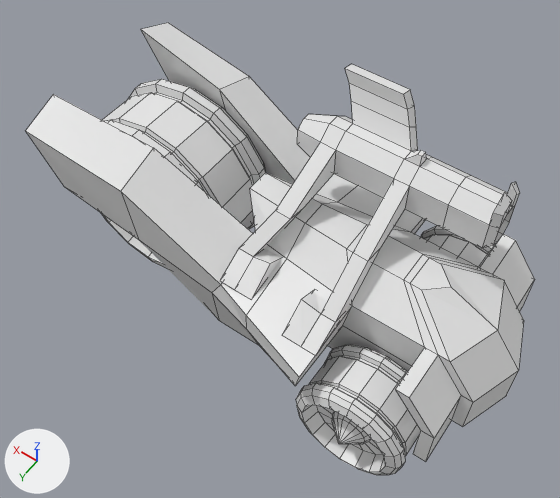
An edit to the OBJ model Project -v1.0.2 - 4.2.0/Project -v1.0.2 - 4.2.0/Assets/Resources/Models/ScrapCycle.obj, drawn before and after from the same camera.
One viewpoint serves both versions: a 50 mm lens placed at (-6.77, 13.08, 23.89), pointed at (2.23, 0.48, 4.09). The axes (+X, +Y, +Z) are drawn at lower left. The lights are the same throughout. Mesh edges are drawn as thin lines. Where no turn or scale is listed for an object, it has been applied to the vertices.

The older version as bpy lines, for what is in view:
```python
me_scrapcycle = bpy.data.meshes.new('ScrapCycle')
me_scrapcycle.from_pydata(...)  # 1192 vertices, 1231 faces; spans x -5.9..10.9, y -4.5..4.1, z 0.0..9.3
ob_scrapcycle = bpy.data.objects.new('ScrapCycle', me_scrapcycle)
ob_scrapcycle.location = (0.0, 0.0, 0.0)
```
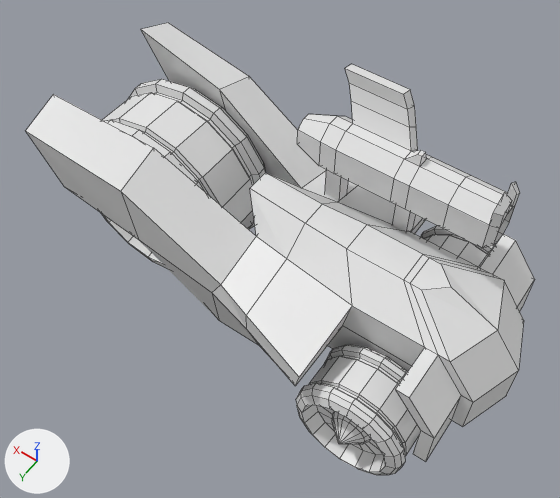
The change, as JSON lines over the scene's bpy script:
```json
{"block": "me_scrapcycle", "where": "# used by ob_scrapcycle; location = (0.0, 0.0, 0.0)"}
{"op": "remove", "block": "me_scrapcycle", "code": "me_scrapcycle.from_pydata(...)  # 1192 vertices, 1231 faces; spans x -5.9..10.9, y -4.5..4.1, z 0.0..9.3"}
{"op": "add", "block": "me_scrapcycle", "code": "me_scrapcycle.from_pydata(...)  # 1174 vertices, 1211 faces; spans x -5.9..10.9, y -4.5..4.1, z 0.0..9.3"}
{"block": "me_scrapcycle", "change": "me_scrapcycle part 1"}
{"block": "me_scrapcycle", "change": "26 vertices are removed from x -1.0..2.8, y 0.0..3.3, z 4.5..6.2"}
{"block": "me_scrapcycle", "change": "32 faces are deleted"}
{"block": "me_scrapcycle", "change": "8 new vertices lie (0.0, 0.0, -1.5) away from vertices in x -1.0..2.0, y -2.3..-1.8, z 6.2"}
{"block": "me_scrapcycle", "change": "12 new faces join them"}
```

Where the change shows, as pixel boxes [x1, y1, x2, y2] in the pictures (560 x 498 px):
```json
{"part": 1, "of": "me_scrapcycle", "change": "cut back", "before": [220, 143, 409, 352], "after": [319, 143, 415, 232]}
```
